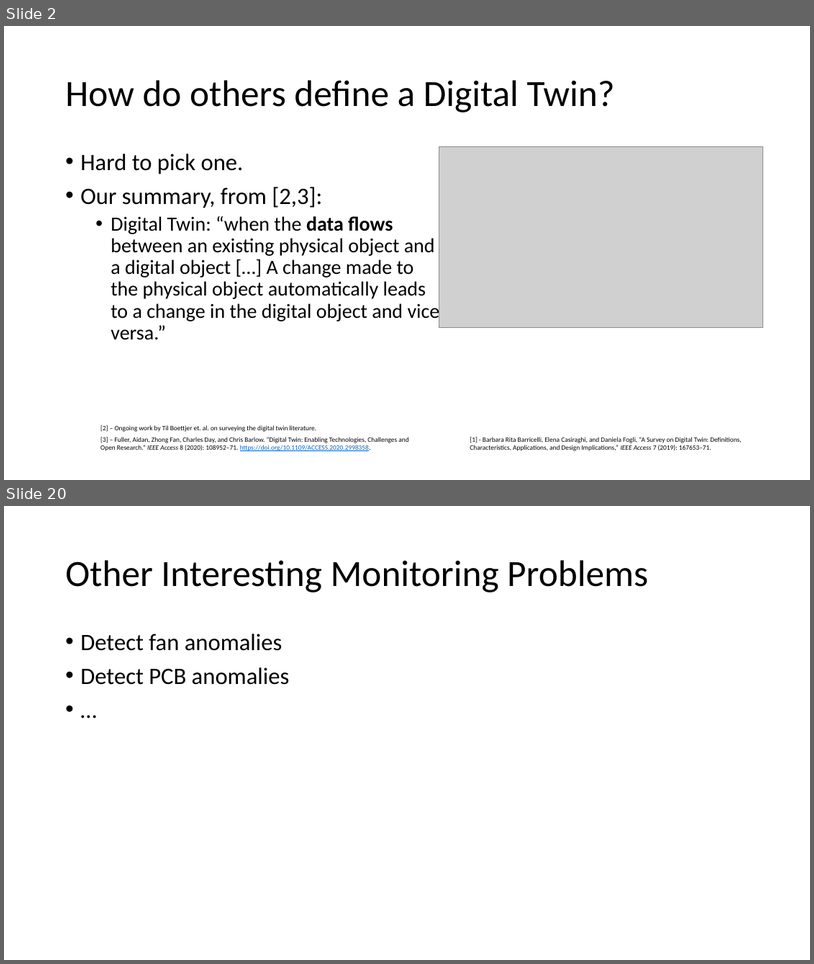
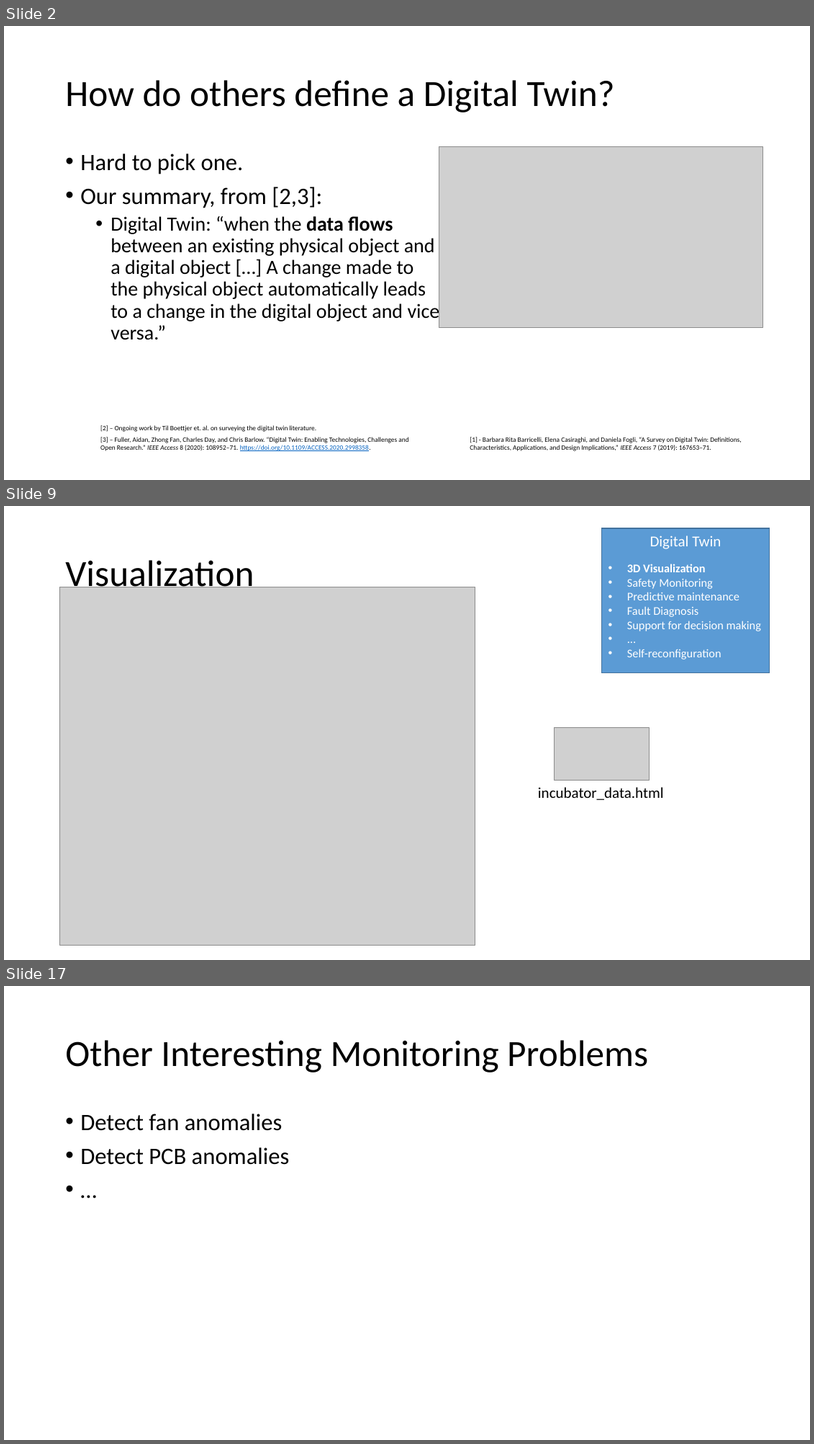
Before and after one commit to INTO-CPS-Association/example_digital-twin_incubator, a slide deck: notes/presentations/DigitLunch_17_December.pptx. Shown one above the other, each under a label of ours: slides 2 and 20 before the commit, slides 2, 9 and 17 after it; the slides between them are not shown. The pictures are 814x964 and 814x1444 pixels, drawn with LibreOffice and Linux fonts; fonts in the diff are those of the drawing; grey boxes stand for pictures. Boxes give left, top, right and bottom in pixels: in the first picture for what was removed or moved away, otherwise in the second. Text is boxed around its words. In the diff, an @@ line names an element or a change of style, - is before the commit and + after.

```diff
--- a/notes/presentations/DigitLunch_17_December.pptx
+++ b/notes/presentations/DigitLunch_17_December.pptx
@@ slide 9 added at bbox=[4, 506, 810, 960], background #FFFFFF @@
@@ rectangle added at bbox=[602, 528, 770, 672], fill #5B9BD5, outline #43739E 1 pt, 18 pt, text #FFFFFF @@
+Digital Twin
@@ title added at bbox=[65, 560, 254, 595], 44 pt, text #000000 @@
+Visualization
@@ text added at bbox=[628, 564, 761, 659], 14 pt, text #FFFFFF @@
+• 3D Visualization
+• Safety Monitoring
+• Predictive maintenance
+• Fault Diagnosis
+• Support for decision making
+• ...
+• Self-reconfiguration
@@ picture added at bbox=[59, 587, 476, 944] @@
@@ picture added at bbox=[555, 727, 650, 780] @@
@@ text added at bbox=[538, 787, 664, 800], 18 pt, text #000000 @@
+incubator_data.html
@@ what was slide 20 is now slide 17 @@
```
Also in this commit, not shown: 5 slides changed, 8 other slides added, 12 slides removed, 9 other files.
